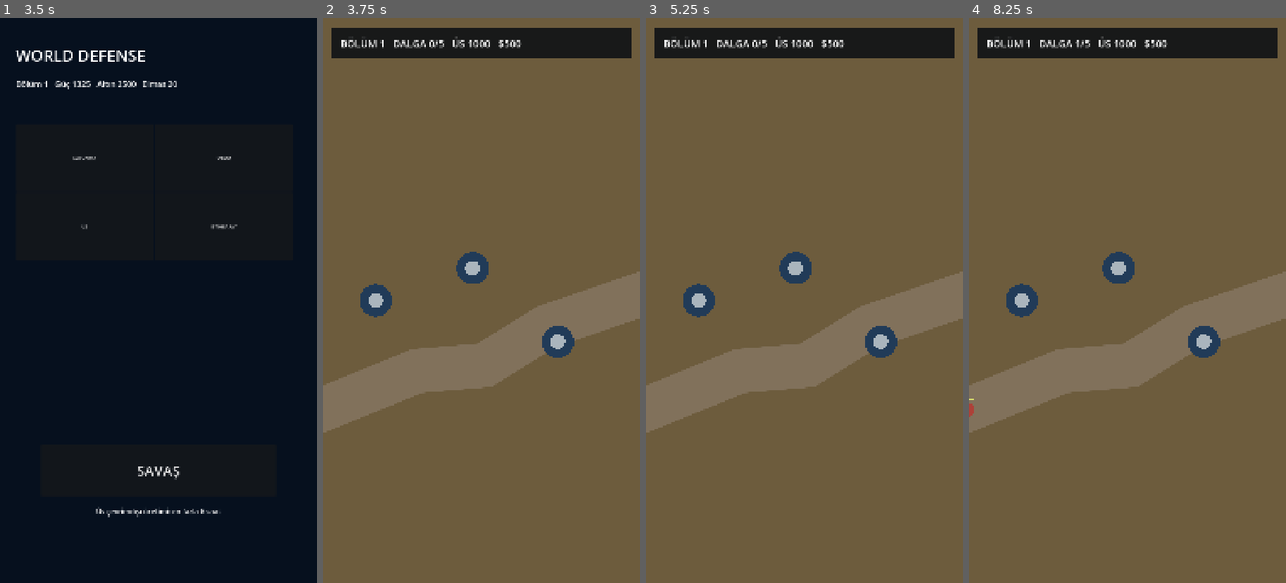
Above: before the commit, frames 1-4 (left to right).
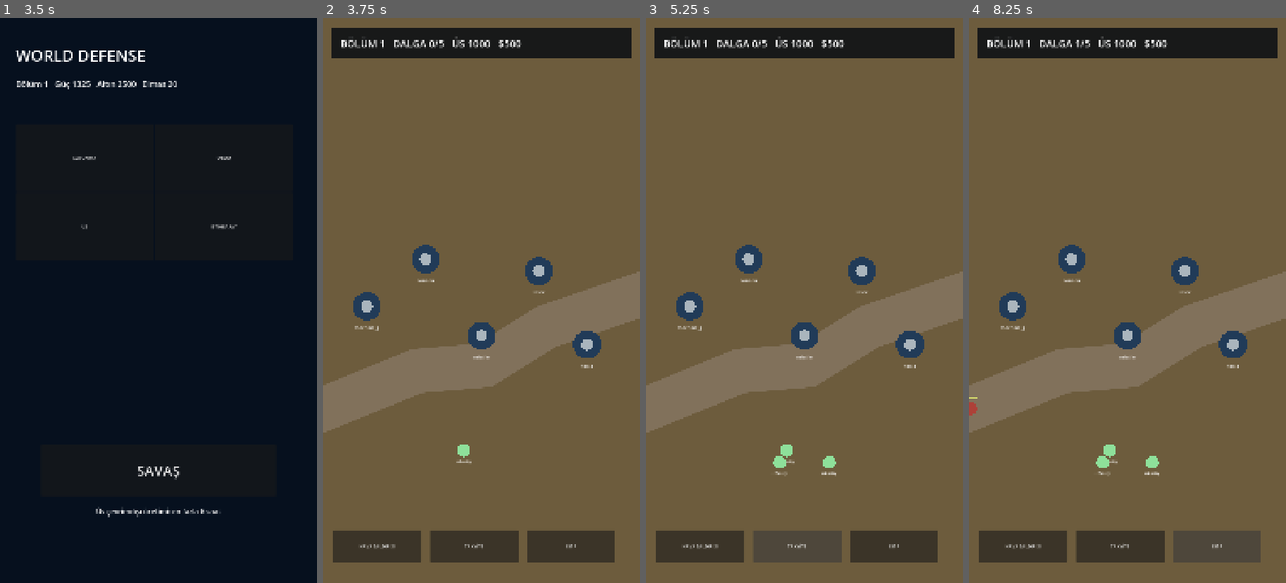
Above: after the commit, the same moments.

Repository: olcereray2-ship-it/world-defense
Game: Godot game, scene res://scenes/Boot.tscn
The game is run twice, just before and just after one commit, with the same random seed, the same clock (stepped at 60 frames per second) and the same inputs.
Inputs (mouse positions are in pixels of both pictures, inside the frame that each line leads up to):
- Up to frame 1 (3.5 s): no input
- Up to frame 2 (3.75 s): click "SAVAŞ" at 3.5 s
- Up to frame 3 (5.25 s): click (699, 543) at 4.25 s, where only the run after the commit has a clickable "HAVA SALDIRISI"; click (798, 543) at 5 s, where only the run after the commit has a clickable "TAKVİYE"
- Up to frame 4 (8.25 s): click (1216, 543) at 5.75 s, where only the run after the commit has a clickable "EMP"; click (1022, 543) at 6.5 s, where only the run after the commit has a clickable "HAVA SALDIRISI"; click (1121, 543) at 7.25 s, where only the run after the commit has a clickable "TAKVİYE"; click (1216, 543) at 8 s, where only the run after the commit has a clickable "EMP"

Frame 1 is identical in both runs. In frame 2, 7.6% of the frame differs, in the area x 3-92%, y 40-97%; in frame 3, 7.8%; in frame 4, 7.8%, in the area x 0-92%, y 40-97%.

Commit message:
Integrate all towers mobile army air units and battle abilities

Diff:
--- a/scripts/battle.gd
+++ b/scripts/battle.gd
@@ -5,37 +5,124 @@
 var credits:=500
 var enemies:Array=[]
 var shots:Array=[]
+var friendly_shots:Array=[]
 var explosions:Array=[]
+var friendly_units:Array=[]
 var done:=false
 var route:PackedVector2Array
-var towers:Array[Vector2]=[Vector2(180,960),Vector2(510,850),Vector2(800,1100)]
+var towers:Array=[
+ {"p":Vector2(150,980),"kind":"machine_gun"},
+ {"p":Vector2(350,820),"kind":"cannon"},
+ {"p":Vector2(540,1080),"kind":"missile"},
+ {"p":Vector2(735,860),"kind":"laser"},
+ {"p":Vector2(900,1110),"kind":"tesla"}]
 var stage_data:Dictionary
 var qa_fast:=false
+var ability_cd={"airstrike":0.0,"reinforcement":0.0,"emp":0.0}
+
 func _ready():
  qa_fast=FileAccess.file_exists("user://qa_fast.flag")
- stage_data=StageGenerator.data(GameState.stage);route=StageGenerator.route(str(stage_data.get("route","single")))
+ stage_data=StageGenerator.data(GameState.stage)
+ route=StageGenerator.route(str(stage_data.get("route","single")))
+ _spawn_initial_friendly_units()
+ _make_hud()
  print("WORLD_DEFENSE_BATTLE_READY_STAGE_%d"%GameState.stage)
+ print("WORLD_DEFENSE_FRIENDLY_COUNT_%d_STAGE_%d"%[friendly_units.size(),GameState.stage])
  queue_redraw()
+
+func _spawn_initial_friendly_units():
+ friendly_units.clear()
+ _add_friendly("infantry",Vector2(480,1470))
+ if GameState.stage>=10:_add_friendly("tank",Vector2(600,1490))
+ if GameState.stage>=20:_add_friendly("artillery",Vector2(410,1560))
+ if GameState.stage>=30:_add_friendly("helicopter",Vector2(690,1380))
+ if GameState.stage>=50:_add_friendly("fighter",Vector2(780,1320))
+
+func _add_friendly(kind:String,pos:Vector2):
+ var lv=int(GameState.unit_levels.get(kind,1))
+ var st=MobileArmy.stats(kind,lv)
+ friendly_units.append({"kind":kind,"p":pos,"hp":float(st.hp),"max":float(st.hp),"damage":float(st.damage),"speed":float(st.speed),"cool":0.0})
+
+func _make_hud():
+ var hud=CanvasLayer.new()
+ hud.name="BattleHUD"
+ add_child(hud)
+ var names=["Airstrike","Reinforcement","EMP"]
+ var labels=["HAVA SALDIRISI","TAKVİYE","EMP"]
+ var xs=[35.0,365.0,695.0]
+ for i in range(3):
+  var b=Button.new()
+  b.name=names[i]
+  b.text=labels[i]
+  b.position=Vector2(xs[i],1740)
+  b.size=Vector2(300,110)
+  hud.add_child(b)
+ hud.get_node("Airstrike").pressed.connect(_on_airstrike)
+ hud.get_node("Reinforcement").pressed.connect(_on_reinforcement)
+ hud.get_node("EMP").pressed.connect(_on_emp)
+
+func _on_airstrike():
+ if float(ability_cd.airstrike)>0.0:return
+ AbilitySystem.airstrike(enemies,Vector2(540,980))
+ ability_cd.airstrike=AbilitySystem.COOLDOWNS.airstrike
+ print("WORLD_DEFENSE_ABILITY_AIRSTRIKE")
+
+func _on_reinforcement():
+ if float(ability_cd.reinforcement)>0.0:return
+ _add_friendly("infantry",Vector2(455,1510))
+ _add_friendly("infantry",Vector2(625,1510))
+ ability_cd.reinforcement=AbilitySystem.COOLDOWNS.reinforcement
+ print("WORLD_DEFENSE_ABILITY_REINFORCEMENT")
+
+func _on_emp():
+ if float(ability_cd.emp)>0.0:return
+ AbilitySystem.emp(enemies,Vector2(540,1050))
+ ability_cd.emp=AbilitySystem.COOLDOWNS.emp
+ print("WORLD_DEFENSE_ABILITY_EMP")
+
 func _process(d:float):
  if done:return
  timer+=d*(15.0 if qa_fast else 1.0)
- if wave<5 and timer>=4.0:wave+=1;timer=0.0;spawn_wave()
- move_enemies(d);fire(d);update_vfx(d)
+ for k in ability_cd.keys():ability_cd[k]=maxf(0.0,float(ability_cd[k])-d)
+ if wave<5 and timer>=4.0:
+  wave+=1
+  timer=0.0
+  spawn_wave()
+ move_enemies(d)
+ fire(d)
+ friendly_fire(d)
+ update_vfx(d)
  if wave==5 and enemies.is_empty() and timer>2.0:win()
  queue_redraw()
+
 func spawn_wave():
  var budget=StageGenerator.wave_budget(StageGenerator.threat(GameState.stage,GameState.power()),wave)
  var count:int=clampi(5+wave*3+GameState.stage/8,8,36)
- var ehp=maxf(65.0,float(budget)/float(count)*0.9)
+ var pool=EnemyCatalog.stage_pool(GameState.stage)
  var air_count:=0
  for i in range(count):
-  var is_air=wave>=3 and i%7==0
+  var kind=str(pool[(i+wave+GameState.stage)%pool.size()])
+  var base:Dictionary=EnemyCatalog.TYPES[kind]
+  var hp_scale=DifficultyCurve.enemy_health(GameState.stage,wave)
+  var ehp=maxf(float(base.hp)*hp_scale,float(budget)/float(count)*0.55)
+  var is_air=str(base.get("class",""))=="air"
   if is_air:air_count+=1
-  enemies.append({"p":route[0]-Vector2(i*22,0),"seg":0,"hp":ehp,"max":ehp,"speed":65.0+wave*7+(i%4)*4,"air":is_air})
+  enemies.append({
+   "kind":kind,
+   "p":route[0]-Vector2(i*22,0),
+   "seg":0,
+   "hp":ehp,
+   "max":ehp,
+   "speed":float(base.speed)*(0.92+wave*0.02),
+   "armor":float(base.armor),
+   "air":is_air})
  if wave==5 and GameState.stage%10==0:
-  enemies.append({"p":route[0]-Vector2(80,0),"seg":0,"hp":ehp*8.0,"max":ehp*8.0,"speed":42.0,"air":false,"boss":true})
+  var boss=BossSystem.profile(GameState.stage)
+  var bhp=maxf(1200.0,float(budget)*float(boss.get("hp",7.0))*0.22)
+  enemies.append({"kind":"boss","p":route[0]-Vector2(80,0),"seg":0,"hp":bhp,"max":bhp,"speed":42.0,"armor":65.0,"air":str(boss.get("rule",""))=="air","boss":true})
   print("WORLD_DEFENSE_BOSS_STAGE_%d"%GameState.stage)
  print("WORLD_DEFENSE_WAVE_%d_STAGE_%d_ENEMIES_%d_AIR_%d"%[wave,GameState.stage,enemies.size(),air_count])
+
 func move_enemies(d:float):
  for e in enemies.duplicate():
   if bool(e.get("air",false)):
@@ -43,46 +130,114 @@
    if e.p.distance_to(Vector2(540,1450))<25.0:hit_base(e,34.0)
   else:
    var n=int(e.seg)+1
-   if n>=route.size():hit_base(e,28.0);continue
+   if n>=route.size():
+    hit_base(e,28.0)
+    continue
    e.p=e.p.move_toward(route[n],float(e.speed)*d)
    if e.p.distance_to(route[n])<10.0:e.seg=n
  if hp<=0.0:lose()
-func hit_base(e:Dictionary,damage:float):hp-=damage;enemies.erase(e);explosions.append({"p":Vector2(540,1450),"age":0.0})
+
+func hit_base(e:Dictionary,damage:float):
+ hp-=damage
+ enemies.erase(e)
+ explosions.append({"p":Vector2(540,1450),"age":0.0})
+
 func fire(d:float):
  for t in towers:
-  var target=null;var dist:=INF
+  var kind=str(t.kind)
+  var pos:Vector2=t.p
+  var lv=int(GameState.tower_levels.get(kind,1))
+  var st=ContentCatalog.tower_stats(kind,lv)
+  var target=null
+  var best:=INF
   for e in enemies:
-   var x=t.distance_to(e.p)
-   if x<330.0 and x<dist:target=e;dist=x
-  if target!=null and randf()<d*4.5:
-   target.hp-=26.0+float(GameState.tower_levels.get("machine_gun",1))*2.5;shots.append({"a":t,"b":target.p,"life":0.08})
-   if target.hp<=0.0:explosions.append({"p":target.p,"age":0.0});enemies.erase(target);credits+=8
+   var dist=pos.distance_to(e.p)
+   if dist>float(st.range):continue
+   var score=dist/maxf(0.25,Targeting.priority(kind,str(e.get("kind","assault"))))
+   if score<best:
+    target=e
+    best=score
+  if target!=null and randf()<d/maxf(0.08,float(st.cooldown)):
+   var dmg=CombatMath.damage(float(st.damage),float(target.get("armor",0.0)),Targeting.priority(kind,str(target.get("kind","assault"))))
+   target.hp-=dmg
+   shots.append({"a":pos,"b":target.p,"life":0.08})
+   if target.hp<=0.0:
+    explosions.append({"p":target.p,"age":0.0})
+    enemies.erase(target)
+    credits+=8
  for s in shots.duplicate():
   s.life-=d
   if s.life<=0.0:shots.erase(s)
+
+func friendly_fire(d:float):
+ var ranges={"infantry":230.0,"tank":300.0,"artillery":430.0,"helicopter":350.0,"fighter":470.0}
+ var rates={"infantry":1.6,"tank":0.7,"artillery":0.45,"helicopter":1.2,"fighter":0.9}
+ for u in friendly_units:
+  u.cool=maxf(0.0,float(u.cool)-d)
+  if float(u.cool)>0.0:continue
+  var target=null
+  var best:=INF
+  for e in enemies:
+   var dist=u.p.distance_to(e.p)
+   if dist<=float(ranges[u.kind]) and dist<best:
+    target=e
+    best=dist
+  if target!=null:
+   target.hp-=CombatMath.damage(float(u.damage),float(target.get("armor",0.0)),MobileArmy.matchup(str(u.kind),str(target.get("kind",""))))
+   friendly_shots.append({"a":u.p,"b":target.p,"life":0.10,"kind":u.kind})
+   u.cool=1.0/float(rates[u.kind])
+   if target.hp<=0.0:
+    explosions.append({"p":target.p,"age":0.0})
+    enemies.erase(target)
+    credits+=10
+ for s in friendly_shots.duplicate():
+  s.life-=d
+  if s.life<=0.0:friendly_shots.erase(s)
+
 func update_vfx(d:float):
  for x in explosions.duplicate():
   x.age+=d
   if x.age>0.45:explosions.erase(x)
+
 func win():
  if done:return
  done=true
  print("WORLD_DEFENSE_BATTLE_WIN_STAGE_%d"%GameState.stage)
- GameState.gold+=450+GameState.stage*38;GameState.xp+=90+GameState.stage*12
- if GameState.stage%5==0:GameState.gems+=1
- GameState.stage=min(250,GameState.stage+1);GameState.save_game()
- await get_tree().create_timer(1.0).timeout;get_tree().change_scene_to_file("res://scenes/MainMenu.tscn")
+ var reward=Progression.stage_reward(GameState.stage)
+ GameState.gold+=int(reward.gold)
+ GameState.xp+=int(reward.xp)
+ GameState.gems+=int(reward.gems)
+ GameState.stage=min(250,GameState.stage+1)
+ GameState.save_game()
+ await get_tree().create_timer(1.0).timeout
+ get_tree().change_scene_to_file("res://scenes/MainMenu.tscn")
+
 func lose():
  if done:return
  done=true
  print("WORLD_DEFENSE_BATTLE_LOSE_STAGE_%d"%GameState.stage)
- GameState.save_game();await get_tree().create_timer(1.0).timeout;get_tree().change_scene_to_file("res://scenes/MainMenu.tscn")
+ GameState.save_game()
+ await get_tree().create_timer(1.0).timeout
+ get_tree().change_scene_to_file("res://scenes/MainMenu.tscn")
+
 func _draw():
  var c:Color={"desert":Color("#6d5c3d"),"city":Color("#39434b"),"snow":Color("#8ca4ac"),"mountain":Color("#3f5146"),"coast":Color("#386b68")}.get(stage_data.get("biome","desert"),Color("#20392d"))
- draw_rect(Rect2(0,0,1080,1920),c);draw_polyline(route,Color("#81715b"),150.0,true)
+ draw_rect(Rect2(0,0,1080,1920),c)
+ draw_polyline(route,Color("#81715b"),150.0,true)
  if bool(stage_data.get("bridge",false)):draw_rect(Rect2(420,1120,260,180),Color("#49392c"))
- for t in towers:draw_circle(t,55,Color("#213b58"));draw_circle(t,25,Color("#aab5bd"))
- for e in enemies:draw_circle(e.p,24,Color("#7c318d") if e.get("air",false) else Color("#ad4138"));draw_rect(Rect2(e.p+Vector2(-25,-38),Vector2(50.0*maxf(0.0,float(e.hp)/float(e.max)),5)),Color("#d8dd6d"))
+ for t in towers:
+  draw_circle(t.p,48,Color("#213b58"))
+  draw_circle(t.p,20,Color("#aab5bd"))
+  draw_string(ThemeDB.fallback_font,t.p+Vector2(-44,78),str(t.kind),HORIZONTAL_ALIGNMENT_CENTER,88,16,Color.WHITE)
+ for u in friendly_units:
+  var uc=Color("#8ad0ff") if str(u.kind) in ["helicopter","fighter"] else Color("#8ee09a")
+  draw_circle(u.p,22,uc)
+  draw_string(ThemeDB.fallback_font,u.p+Vector2(-35,42),str(u.kind),HORIZONTAL_ALIGNMENT_CENTER,70,13,Color.WHITE)
+ for e in enemies:
+  draw_circle(e.p,28 if bool(e.get("boss",false)) else 22,Color("#7c318d") if e.get("air",false) else Color("#ad4138"))
+  draw_rect(Rect2(e.p+Vector2(-25,-38),Vector2(50.0*maxf(0.0,float(e.hp)/float(e.max)),5)),Color("#d8dd6d"))
  for s in shots:draw_line(s.a,s.b,Color.WHITE,5)
+ for s in friendly_shots:draw_line(s.a,s.b,Color("#9ee8ff"),4)
  for x in explosions:draw_circle(x.p,20.0+float(x.age)*110.0,Color(1.0,0.55,0.15,maxf(0.0,1.0-float(x.age)*2.2)))
- draw_rect(Rect2(30,35,1020,105),Color(0.02,0.04,0.07,.82));draw_string(ThemeDB.fallback_font,Vector2(60,100),"BÖLÜM %d   DALGA %d/5   ÜS %d   $%d"%[GameState.stage,wave,int(hp),credits],HORIZONTAL_ALIGNMENT_LEFT,900,34,Color.WHITE)
+ draw_rect(Rect2(30,35,1020,105),Color(0.02,0.04,0.07,.82))
+ draw_string(ThemeDB.fallback_font,Vector2(60,100),"BÖLÜM %d   DALGA %d/5   ÜS %d   $%d"%[GameState.stage,wave,int(hp),credits],HORIZONTAL_ALIGNMENT_LEFT,900,34,Color.WHITE)
